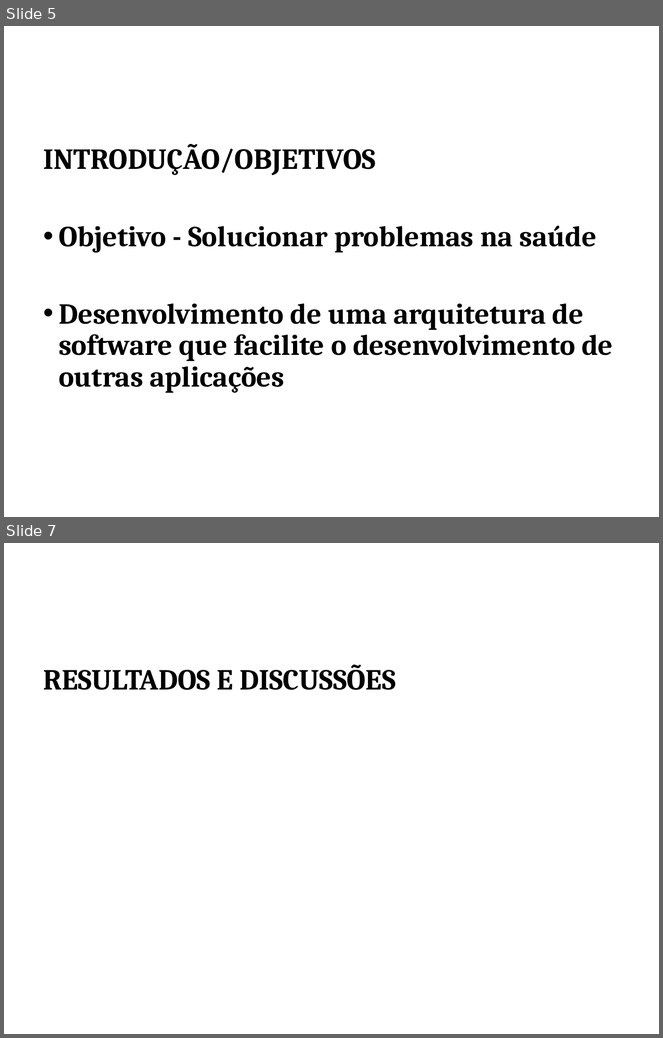
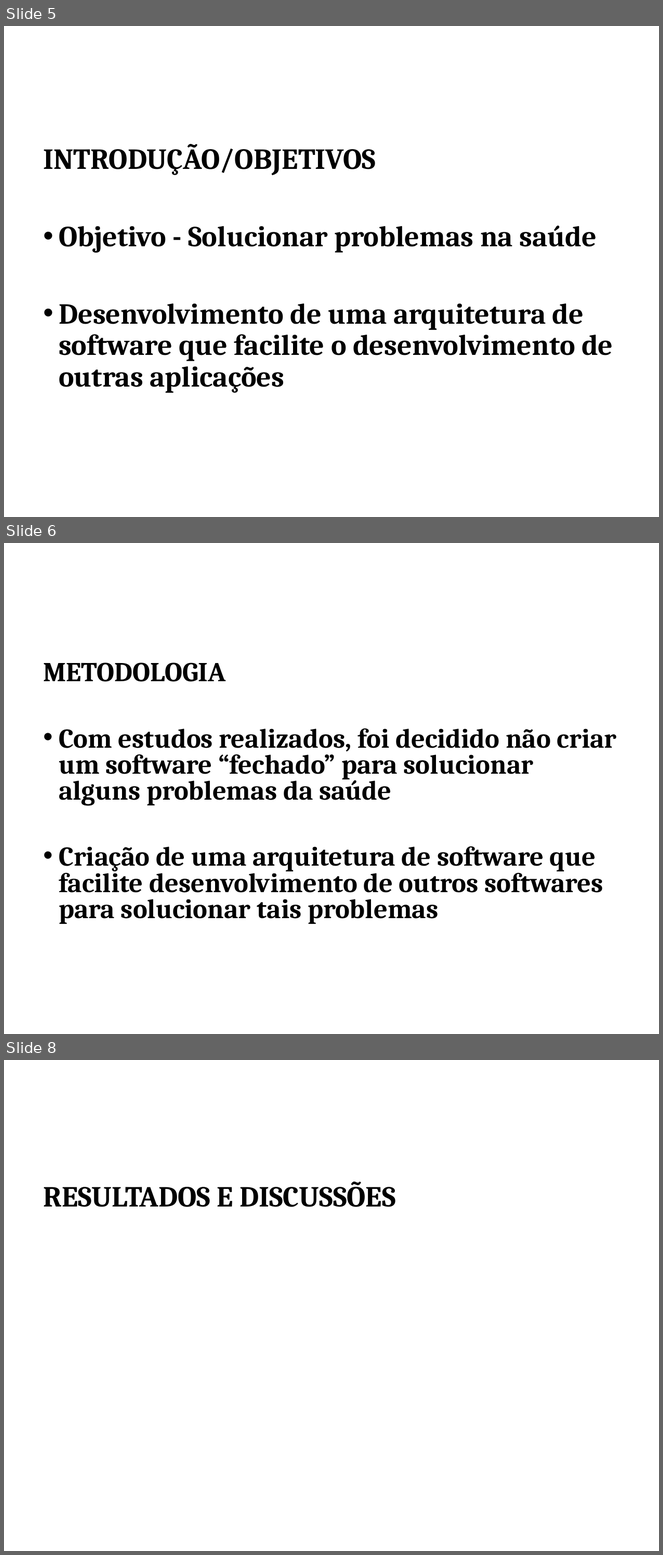
Before and after one commit to wagnerdevel/urimed-docs, a slide deck: apresentacao-siic/apresentacao.ppt. Shown one above the other, each under a label of ours: slides 5 and 7 before the commit, slides 5, 6 and 8 after it; the slides between them are not shown. The pictures are 663x1038 and 663x1555 pixels, drawn with LibreOffice and Linux fonts; fonts in the diff are those of the drawing; background and template pictures are left out. Boxes give left, top, right and bottom in pixels: in the first picture for what was removed or moved away, otherwise in the second. Text is boxed around its words. In the diff, an @@ line names an element or a change of style, - is before the commit and + after.

```diff
--- a/apresentacao-siic/apresentacao.ppt
+++ b/apresentacao-siic/apresentacao.ppt
@@ slide 6 added at (4, 543, 659, 1034), background picture (left out) @@
@@ text added at (43, 663, 617, 924), 30 pt, text #000000, bold @@
+METODOLOGIA
+• Com estudos realizados, foi decidido não criar um software “fechado” para solucionar alguns problemas da saúde
+• Criação de uma arquitetura de software que facilite desenvolvimento de outros softwares para solucionar tais problemas
@@ what was slide 7 is now slide 8 @@
```
Also in this commit, not shown: 2 slides changed, 5 other slides added, 7 slides removed, 2 other files.
